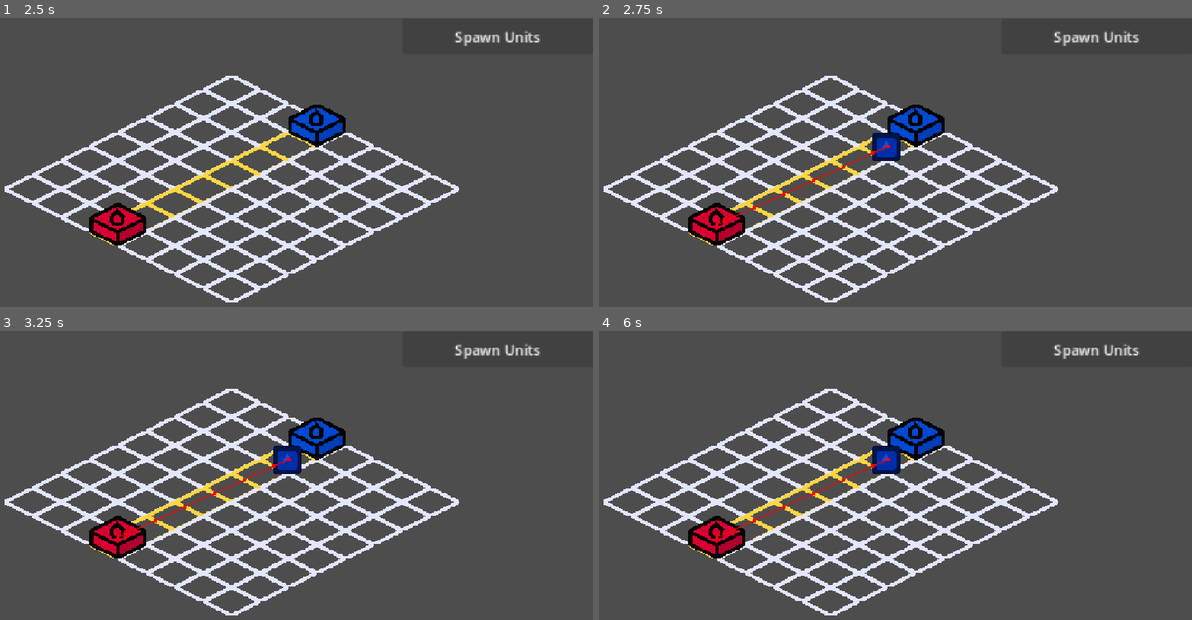
Above: before the commit, frames 1-4 (two rows, left to right).
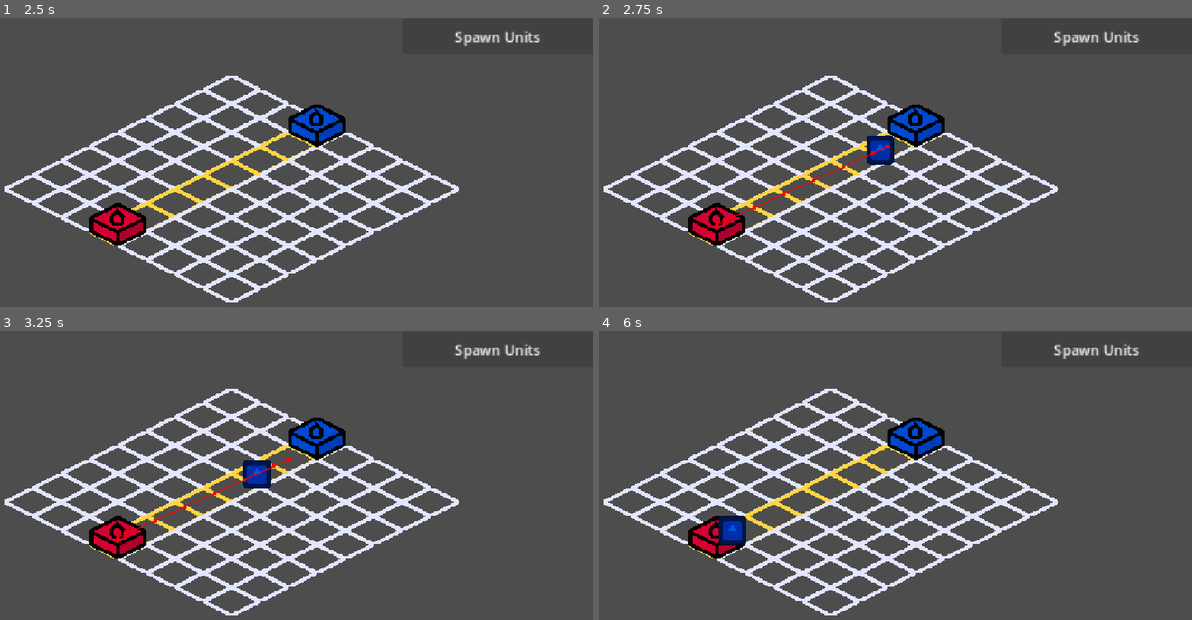
Above: after the commit, the same moments.

Repository: Abobality/IsometricTTW
Game: Godot game, scene res://main_game.tscn
Same seed, same stepped clock (60 frames per second), same inputs: the game is played once before the commit and once after it. The engine's default icon, where the game draws it, is replaced by a stand-in: a white triangle on a blue panel in a dark square.
Inputs:
- Up to frame 1 (2.5 s): click "Spawn Units" at 0.5 s; click "Spawn Units" at 1.25 s; click "Spawn Units" at 2 s
- Up to frame 2 (2.75 s): no input
- Up to frame 3 (3.25 s): no input
- Up to frame 4 (6 s): no input

Frame 1 is identical in both runs. In frame 2, 0.4% of the frame differs, in the area x 45-51%, y 39-51%; in frame 3, 0.9%; in frame 4, 1.0%, in the area x 19-51%, y 39-75%.

Commit message:
0.0.0.4 #navigation fix #squad move fix

Diff:
--- a/unit_squad.gd
+++ b/unit_squad.gd
@@ -2,7 +2,7 @@
 
 @onready var nav_agent: NavigationAgent2D = $NavigationAgent2D
 
-var speed: float = 100.0;
+var speed: float = 60.0;
 var team: int;
 var teamColor: Color;
 var targetCastle: Node2D;
@@ -16,9 +16,10 @@
 	if targetCastle == null:
 		return;
 
-	if nav_agent.target_position.distance_to(targetCastle.global_position)>50.0:
+	if nav_agent.is_navigation_finished():
 		nav_agent.target_position = targetCastle.global_position;
+		return;
 
-		var newPathPos = nav_agent.get_next_path_position()
+	var newPathPos = nav_agent.get_next_path_position()
 
-		global_position = global_position.move_toward(newPathPos,speed * delta);
+	global_position = global_position.move_toward(newPathPos,speed * delta);
--- a/unit_squad.tscn
+++ b/unit_squad.tscn
@@ -11,7 +11,8 @@
 texture = ExtResource("1_kosw0")
 
 [node name="NavigationAgent2D" type="NavigationAgent2D" parent="." unique_id=1558077528]
-path_max_distance = 222.0
-avoidance_enabled = true
+path_desired_distance = 10.0
+target_desired_distance = 20.0
+path_max_distance = 1000.0
 radius = 16.0
 debug_enabled = true
